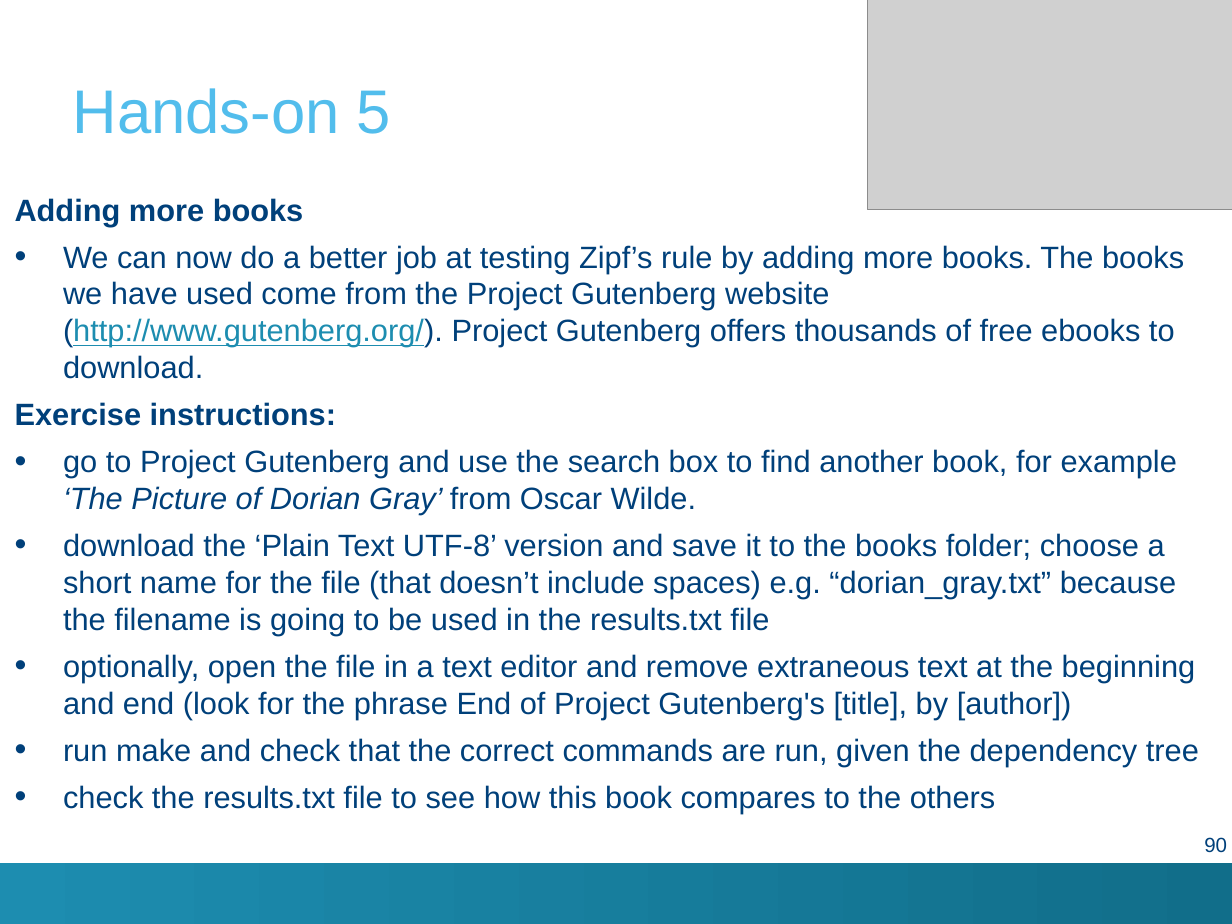
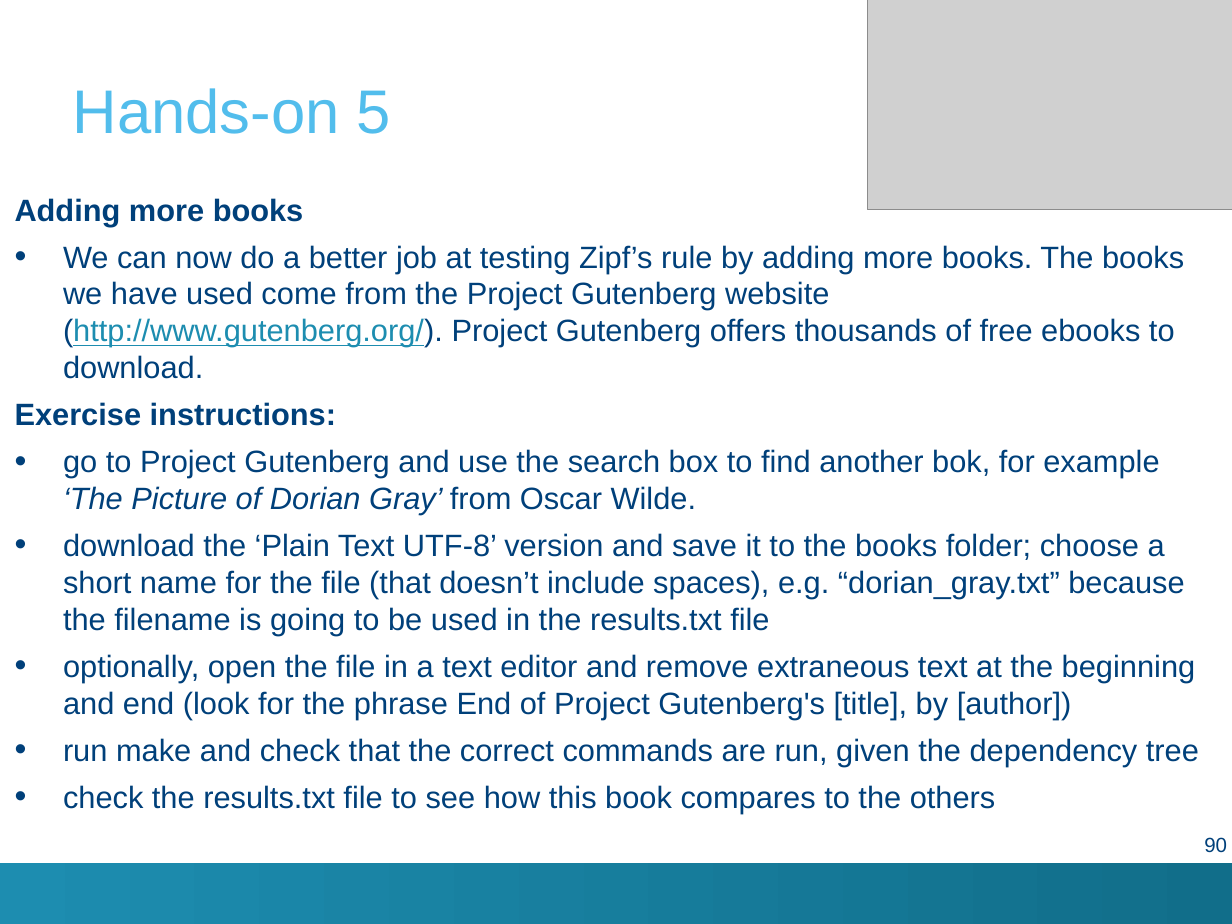
Before and after one commit to hpcleuven/Makefile-intro, a slide deck: slide 90 of Make.pptx. Drawn at 1232x924 pixels with LibreOffice and Linux fonts; fonts in the diff are those of the drawing; grey boxes stand for pictures; background and template pictures are left out. Boxes give left, top, right and bottom in pixels: in the first picture for what was removed or moved away, otherwise in the second. Text is boxed around its words. In the diff, an @@ line names an element or a change of style, - is before the commit and + after.

```diff
--- a/Make.pptx
+++ b/Make.pptx
@@ text at [63, 449, 1184, 636]: text changed @@
-• go to Project Gutenberg and use the search box to find another book, for example ‘The Picture of Dorian Gray’ from Oscar Wilde.
-• download the ‘Plain Text UTF-8’ version and save it to the books folder; choose a short name for the file (that doesn’t include spaces) e.g. “dorian_gray.txt” because the filename is going to be used in the results.txt file
+• go to Project Gutenberg and use the search box to find another bok, for example ‘The Picture of Dorian Gray’ from Oscar Wilde.
+• download the ‘Plain Text UTF-8’ version and save it to the books folder; choose a short name for the file (that doesn’t include spaces), e.g. “dorian_gray.txt” because the filename is going to be used in the results.txt file
```
Also in this commit, not shown: 3 other slides changed, 1 slide added, 1 other file.
